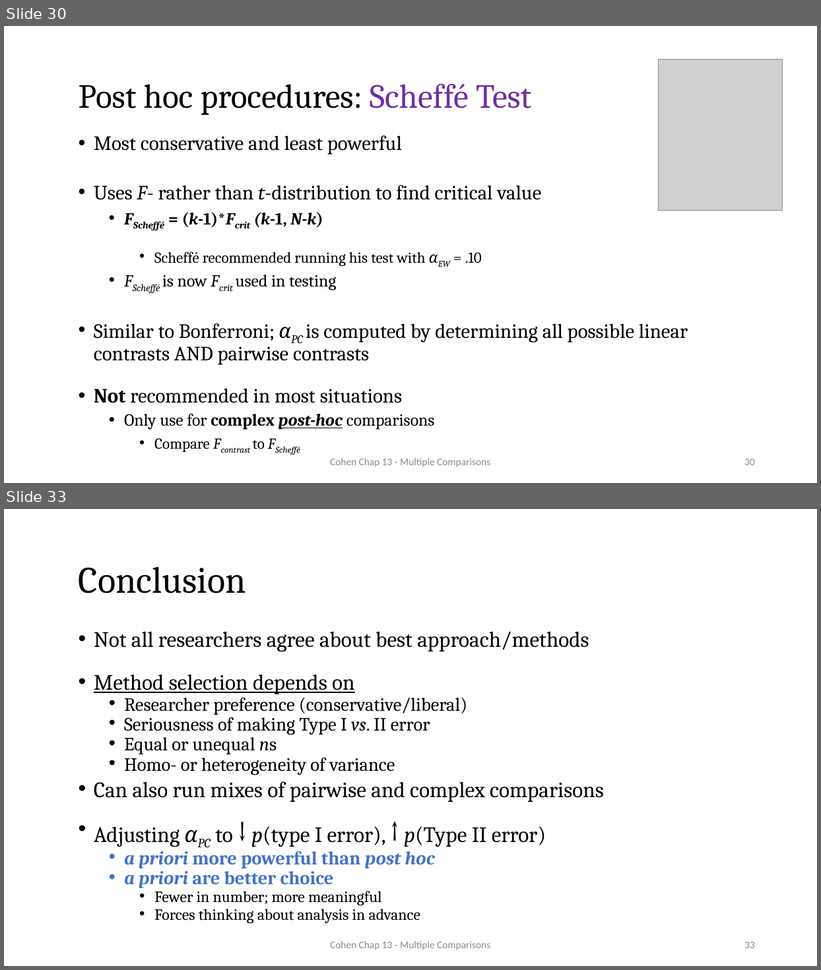
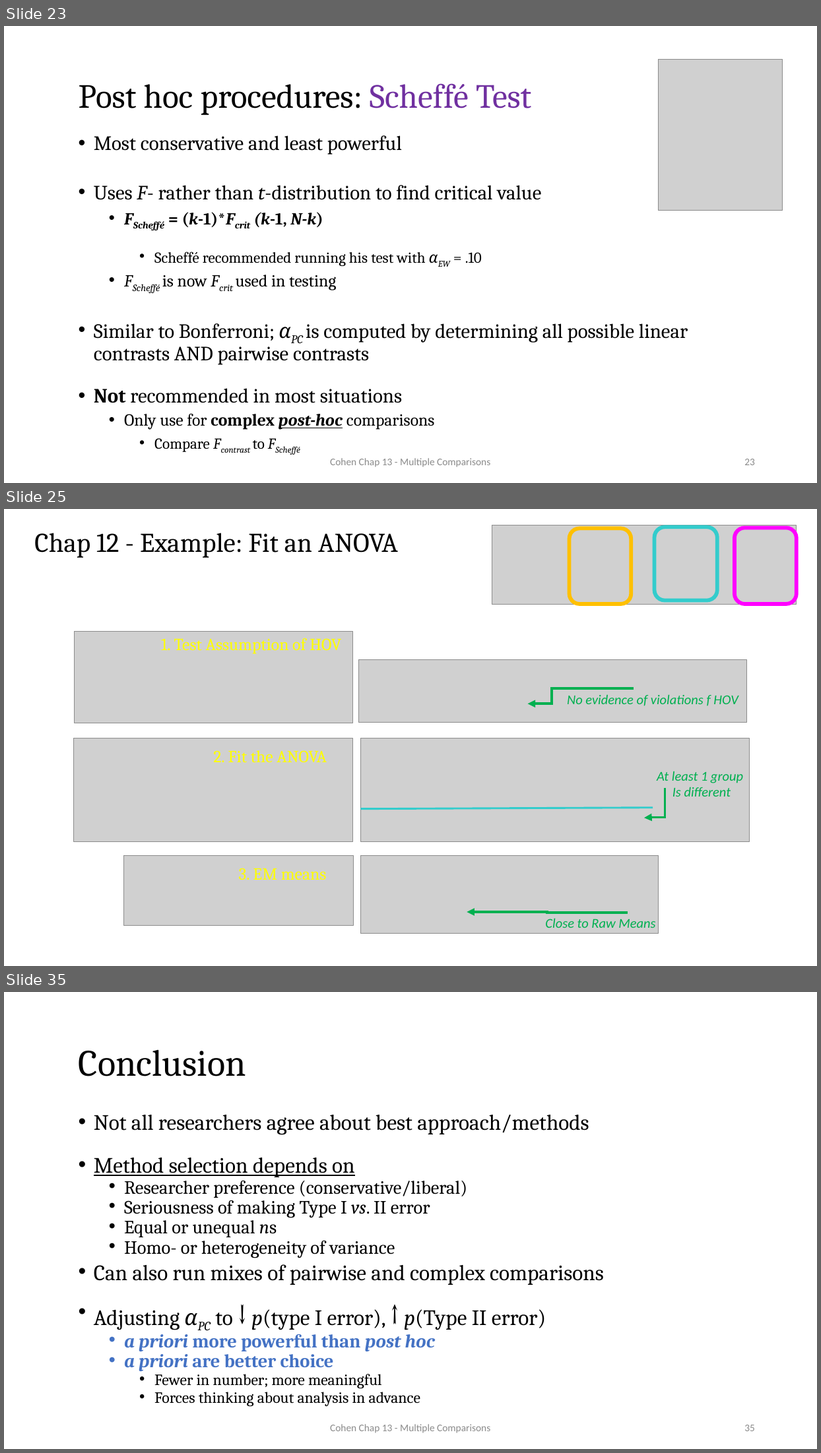
Before and after one commit to CEHS-research/PSY-6600_public, a slide deck: slides/Ch13_multcomp.pptx. Shown one above the other, each under a label of ours: slides 30 and 33 before the commit, slides 23, 25 and 35 after it; the slides between them are not shown. The pictures are 821x970 and 821x1453 pixels, drawn with LibreOffice and Linux fonts; fonts in the diff are those of the drawing; grey boxes stand for pictures. Boxes give left, top, right and bottom in pixels: in the first picture for what was removed or moved away, otherwise in the second. Text is boxed around its words. In the diff, an @@ line names an element or a change of style, - is before the commit and + after.

Commit message:
revamp chap 13 slides

```diff
--- a/slides/Ch13_multcomp.pptx
+++ b/slides/Ch13_multcomp.pptx
@@ slide 25 added at (4,509,817,966), background #FFFFFF @@
@@ group added at (492,525,797,604): 3 rounded rectangles, 1 picture @@
@@ title added at (34,533,398,558), 32 pt, text #000000 @@
+Chap 12 - Example: Fit an ANOVA
@@ picture added at (74,631,352,723) @@
@@ text added at (161,638,341,654), 20 pt, text #FFFF00 @@
+1. Test Assumption of HOV
@@ picture added at (358,660,747,723) @@
@@ elbow arrow added from (634, 689) to (528, 704), #00B050 3 pt @@
@@ text added at (567,694,739,706), 16 pt, text #00B050, italic @@
+No evidence of violations f HOV
@@ picture added at (73,739,354,842) @@
@@ picture added at (361,739,749,842) @@
@@ text added at (213,751,327,763), 20 pt, text #FFFF00 @@
+2. Fit the ANOVA
@@ text added at (657,771,743,797), 16 pt, text #00B050, italic @@
+At least 1 group
+Is different
@@ elbow arrow added from (665, 788) to (644, 819), #00B050 3 pt @@
@@ line added from (361, 809) to (653, 808), #33CCCC 2.25 pt @@
@@ picture added at (123,855,353,925) @@
@@ picture added at (361,856,659,934) @@
@@ text added at (238,868,327,880), 20 pt, text #FFFF00 @@
+3. EM means
@@ elbow arrow added from (628, 914) to (467, 912), #00B050 3 pt @@
@@ text added at (545,918,655,928), 16 pt, text #00B050, italic @@
+Close to Raw Means
@@ what was slide 30 is now slide 23 @@
@@ page number at (745,459,755,466): text changed @@
-30
+23
@@ what was slide 33 is now slide 35 @@
@@ page number at (745,1425,755,1432): text changed @@
-33
+35
```
Also in this commit, not shown: 7 slides changed, 4 other slides added, 1 slide removed.
